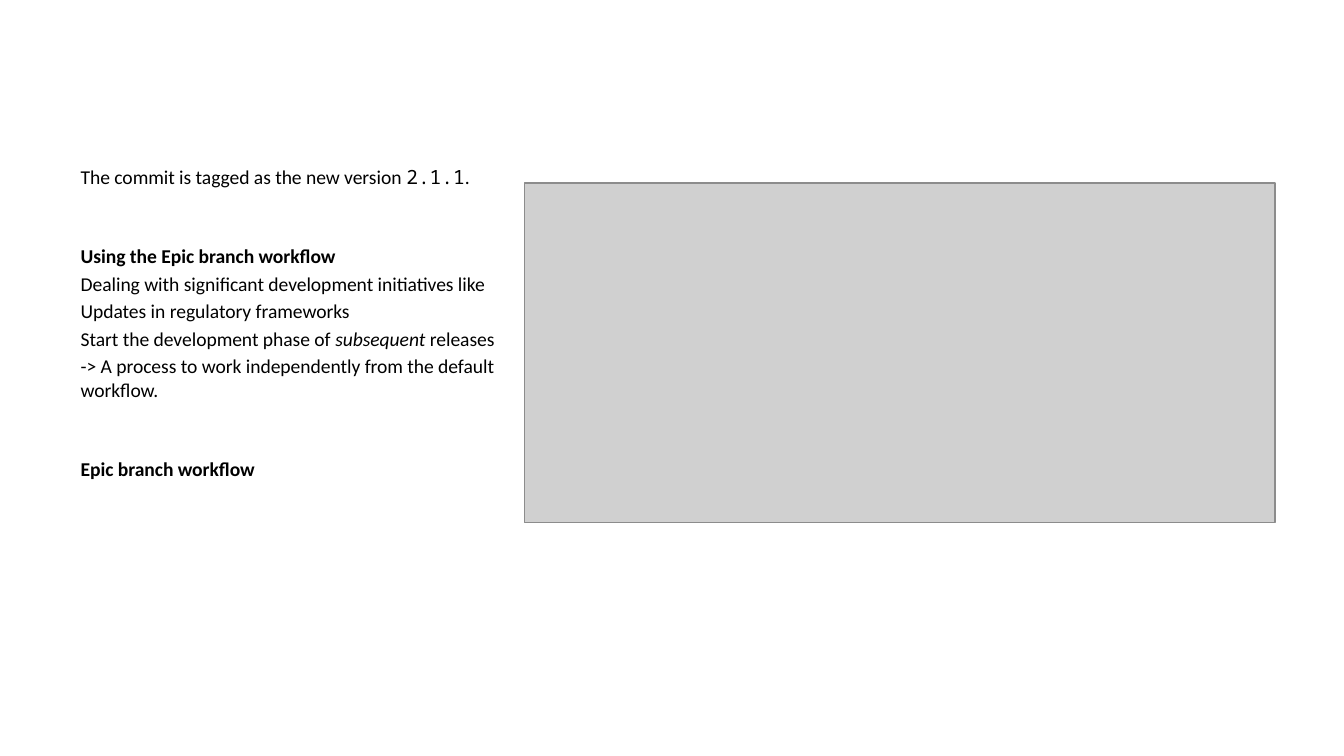
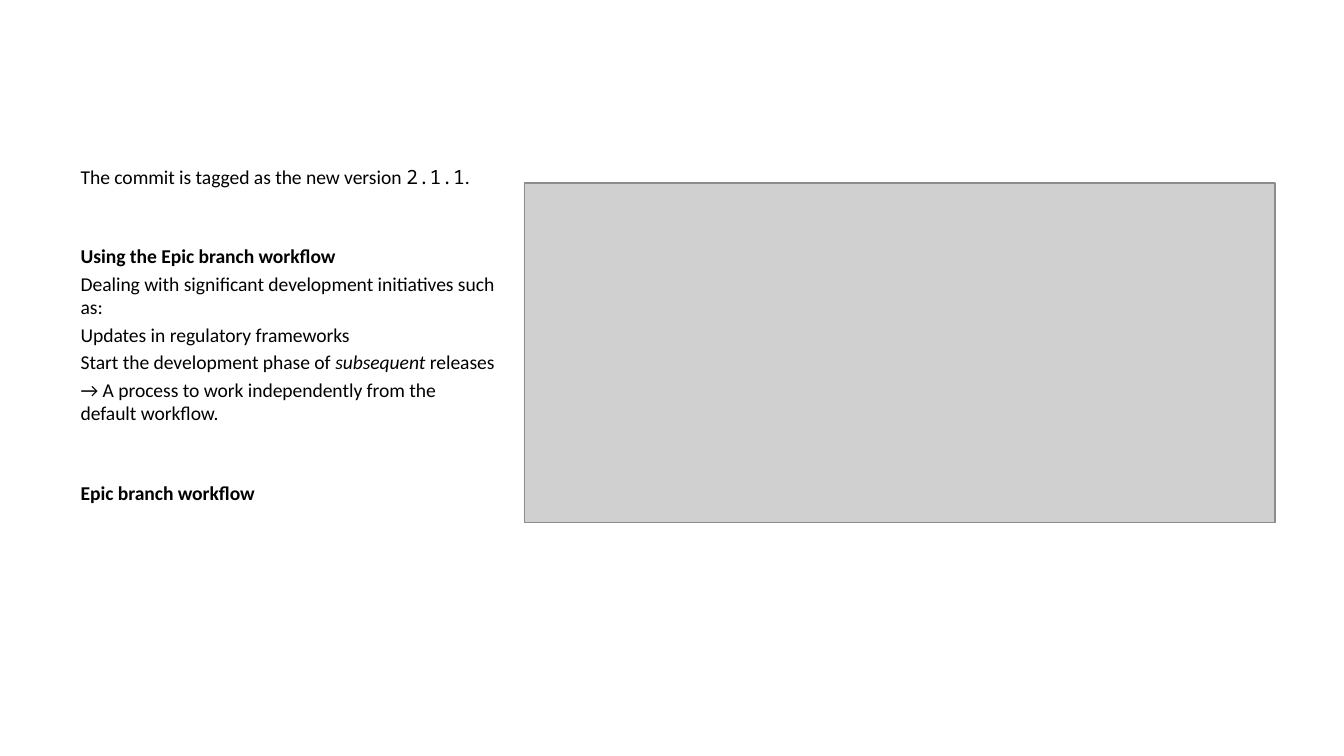
Before and after one commit to ijmitch/ukgse-2024-devops-git, a slide deck: slide 14 of docs/p1.pptx. Drawn at 1344x756 pixels with LibreOffice and Linux fonts; fonts in the diff are those of the drawing; grey boxes stand for pictures. Boxes give left, top, right and bottom in pixels: in the first picture for what was removed or moved away, otherwise in the second. Text is boxed around its words. In the diff, an @@ line names an element or a change of style, - is before the commit and + after.

```diff
--- a/docs/p1.pptx
+++ b/docs/p1.pptx
@@ text at bbox=[81, 277, 494, 314]: text changed @@
-Dealing with significant development initiatives like
+Dealing with significant development initiatives such as:
@@ text at bbox=[81, 383, 435, 420]: text changed @@
--> A process to work independently from the default workflow.
+→ A process to work independently from the default workflow.
```
Also in this commit, not shown: 7 other slides changed, 3 other files.
